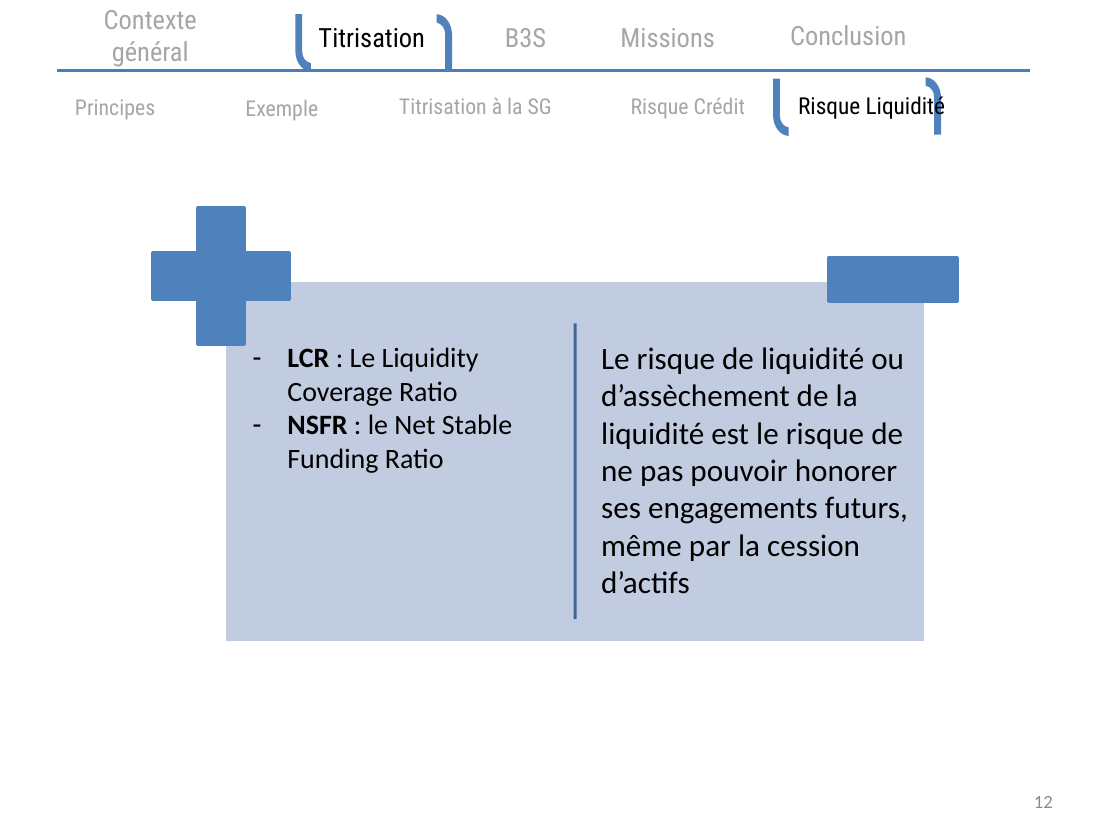
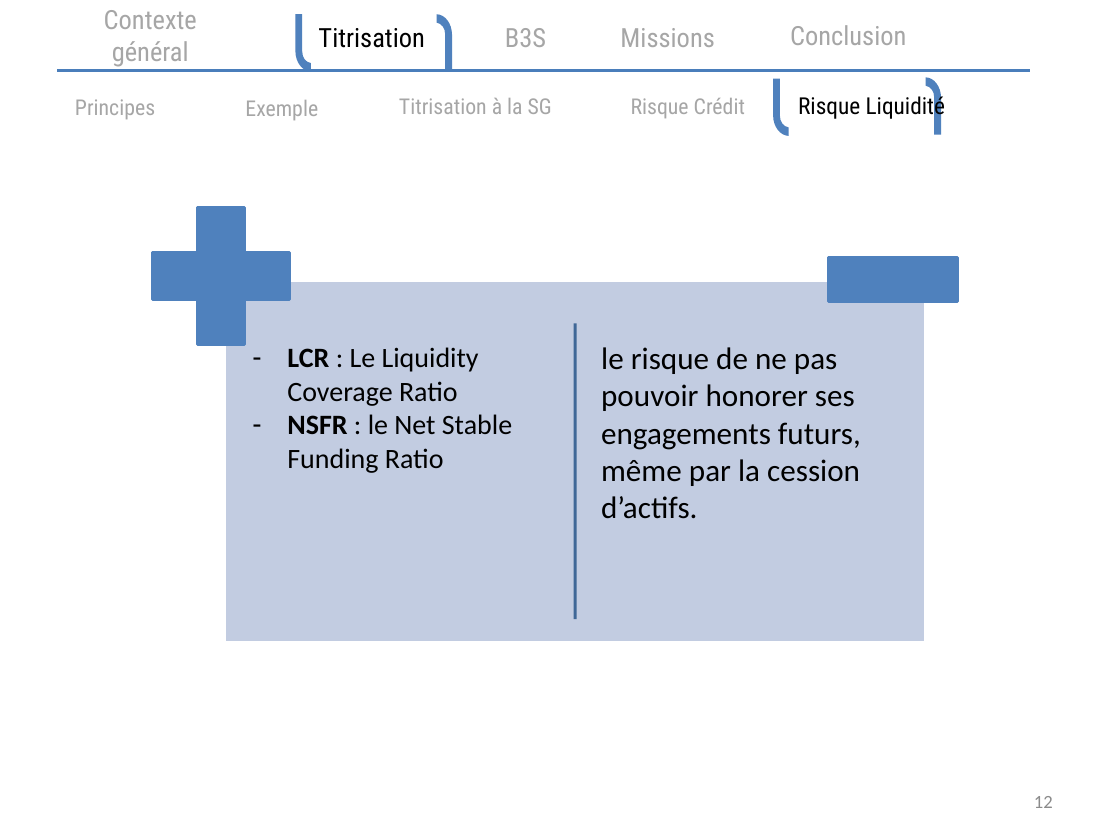
Before and after one commit to abdssamadsabri/hello-world, a slide deck: slide 12 of PFE_PRES (1).pptx. Drawn at 1120x840 pixels with LibreOffice and Linux fonts; fonts in the diff are those of the drawing. Boxes give left, top, right and bottom in pixels: in the first picture for what was removed or moved away, otherwise in the second. Text is boxed around its words. In the diff, an @@ line names an element or a change of style, - is before the commit and + after.

```diff
--- a/PFE_PRES (1).pptx
+++ b/PFE_PRES (1).pptx
@@ text at [601, 347, 861, 519]: text changed @@
-Le risque de liquidité ou d’assèchement de la liquidité est le risque de ne pas pouvoir honorer ses engagements futurs, même par la cession d’actifs
+le risque de ne pas pouvoir honorer ses engagements futurs, même par la cession d’actifs.
```
Also in this commit, not shown: 14 other slides changed.
